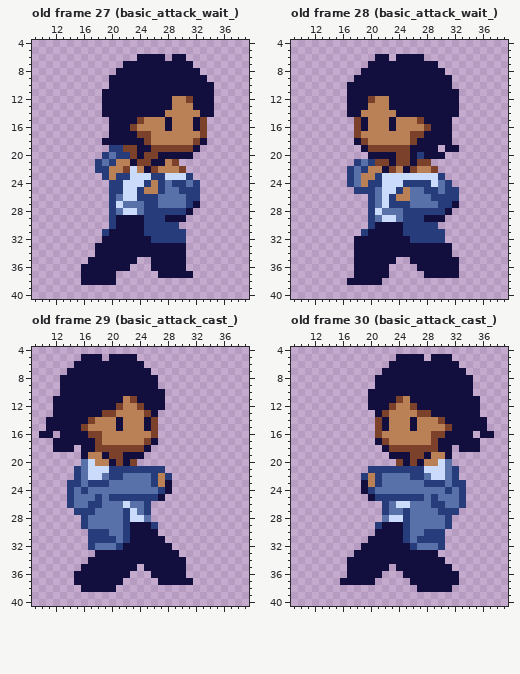
Two states of a pixel-art file, assets/sprites/player/player.aseprite. The picture above was drawn from the file before the commit.
48x48 pixels, 30 frames. Shown: old frame 27 (basic_attack_wait_): x 9..39, y 4..40; old frame 28 (basic_attack_wait_): x 9..39, y 4..40; old frame 29 (basic_attack_cast_): x 9..39, y 4..40; old frame 30 (basic_attack_cast_): x 9..39, y 4..40. The commit also changed other frames, which this record leaves out.
After the commit:
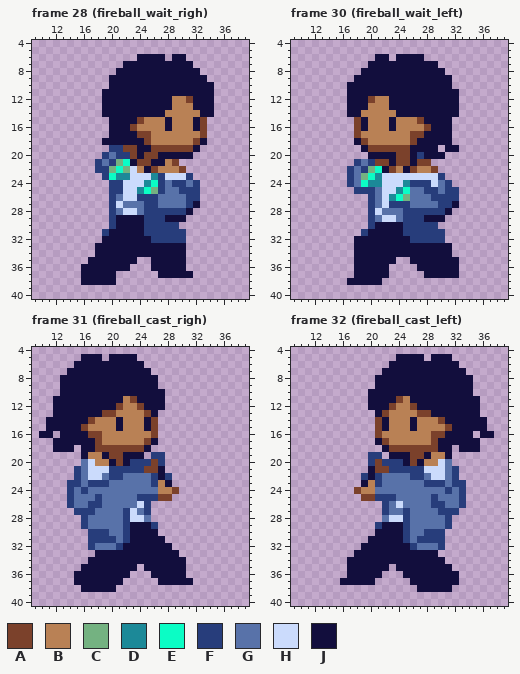
Palette (. is transparent): A #7b412b  B #b98155  C #74b281  D #1c8998  E #0bfdc5  F #273d7b  G #5872a9  H #cbdbfc  J #120e3d
A new or re-ordered frame is compared with the old frame closest to it.
Message: WIP: fireball/dash ability refactor (last bullet-hell state) Co-Authored-By: Claude Opus 4.8 <noreply@anthropic.com>
The edit:
frames 30 -> 40
frames re-ordered
--- frame 28 (fireball_wait_righ) is new; against old frame 27 (basic_attack_wait_), layer "Layer 1"
@@ x 18..28 @@
 20 .FGFFAJAAJJ
-21 FGFBBJAAJJB
-22 FFBBAHBJABB
-23 .FBFFHHHFFH
-24 ..FFHHHFBFG
-25 ..FFHHFBBFG
+21 FGFCEJAAJJB
+22 FFCECHBJABB
+23 .FEDDHHHDFH
+24 ..FFHHHDEFG
+25 ..FFHHDECFG
 26 ..FGHHFFFGG
--- frame 30 (fireball_wait_left) against old frame 28 (basic_attack_wait_), layer "Layer 1"
@@ x 17..27 @@
 21 .FGFAAJAAJA
-22 FGFBBJABJAB
-23 FGBBFHHHHHH
-24 FGBFFHHHFFF
-25 .FFFGHHFBGG
-26 ...FGHFBBGG
+22 FGFCEJABJAB
+23 FGCEDHHHHHH
+24 FGEDDHHHDFF
+25 .FFFGHHDEGG
+26 ...FGHDECGG
 27 ...FGHFFFGG
--- frame 31 (fireball_cast_righ) against old frame 29 (basic_attack_cast_), layer "Layer 1"
@@ x 18..31 @@
 18 AAAAAAAJ......
-19 BJAAJJJ.......
-20 BBJAJA........
-21 HHFFFFFFFF....
-22 HGFFGGGGFBF...
+19 BJAAJJJ.FF....
+20 BBJAJFFFAF....
+21 HHFFFFFAAJ....
+22 HGFFGGGGFJF...
 23 FFGGGGGGFBJ...
-24 GGGGGGGGGFJ...
-25 FGFFFFFFFJ....
-26 FGGGHGGF......
+24 GGGGGGGGGBBA..
+25 FGGGGGFFFAA...
+26 FGGGGGHF......
 27 GGGGFHGF......
--- frame 32 (fireball_cast_left) is new; against old frame 30 (basic_attack_cast_), layer "Layer 1"
@@ x 16..29 @@
 18 ......JAAAAAAA
-19 .......JJJAAJB
-20 ........AJAJBB
-21 ....FFFFFFFFHH
-22 ...FBFGGGGFFGH
+19 ....FF.JJJAAJB
+20 ....FAFFFJAJBB
+21 ....JAAFFFFFHH
+22 ...FJFGGGGFFGH
 23 ...JBFGGGGGGFF
-24 ...JFGGGGGGGGG
-25 ....JFFFFFFFGF
-26 ......FGHHGGGF
+24 ..ABBGGGGGGGGG
+25 ...AAFFFGGGGGF
+26 ......FGHGGGGF
 27 ......FGGFGGGG
Where, in picture pixels (left, top, right, bottom), the same in both pictures:
changed: (109, 159, 158, 194)
changed: (361, 166, 410, 201)
changed: (109, 452, 179, 508)
changed: (354, 452, 424, 508)
